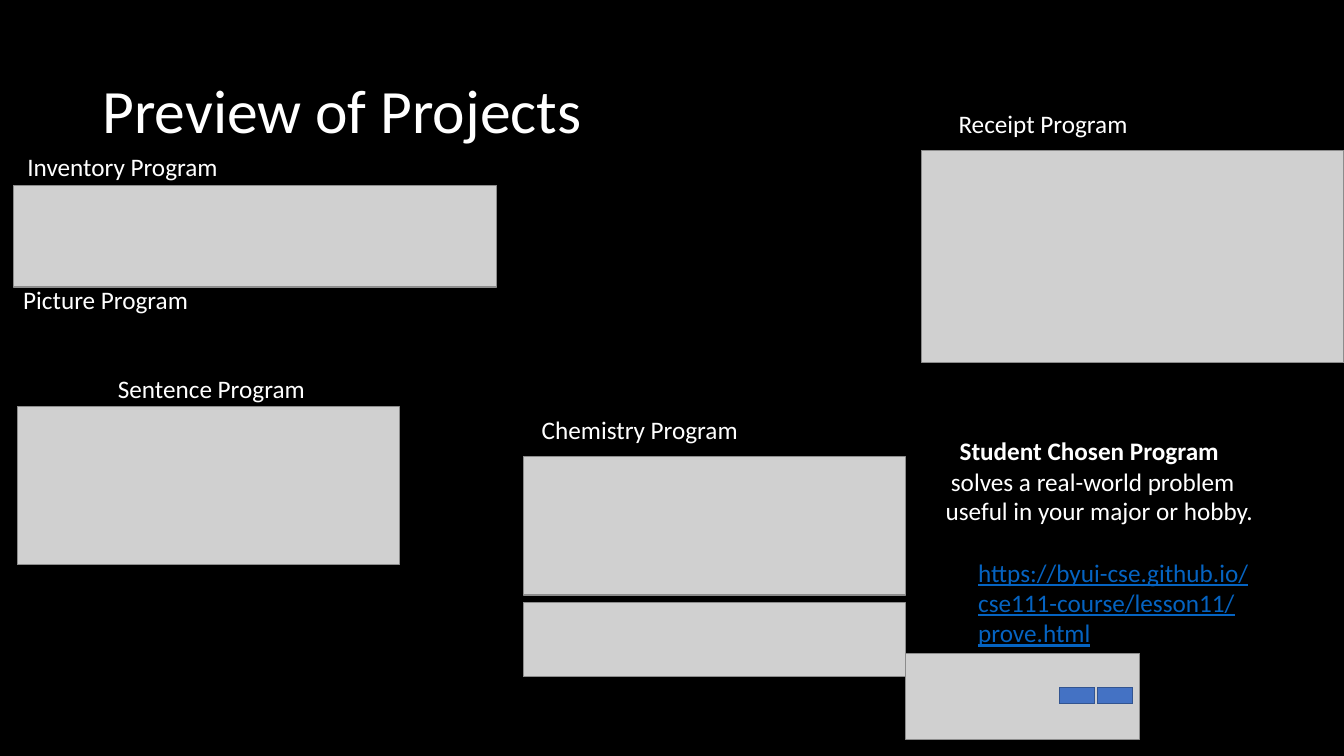
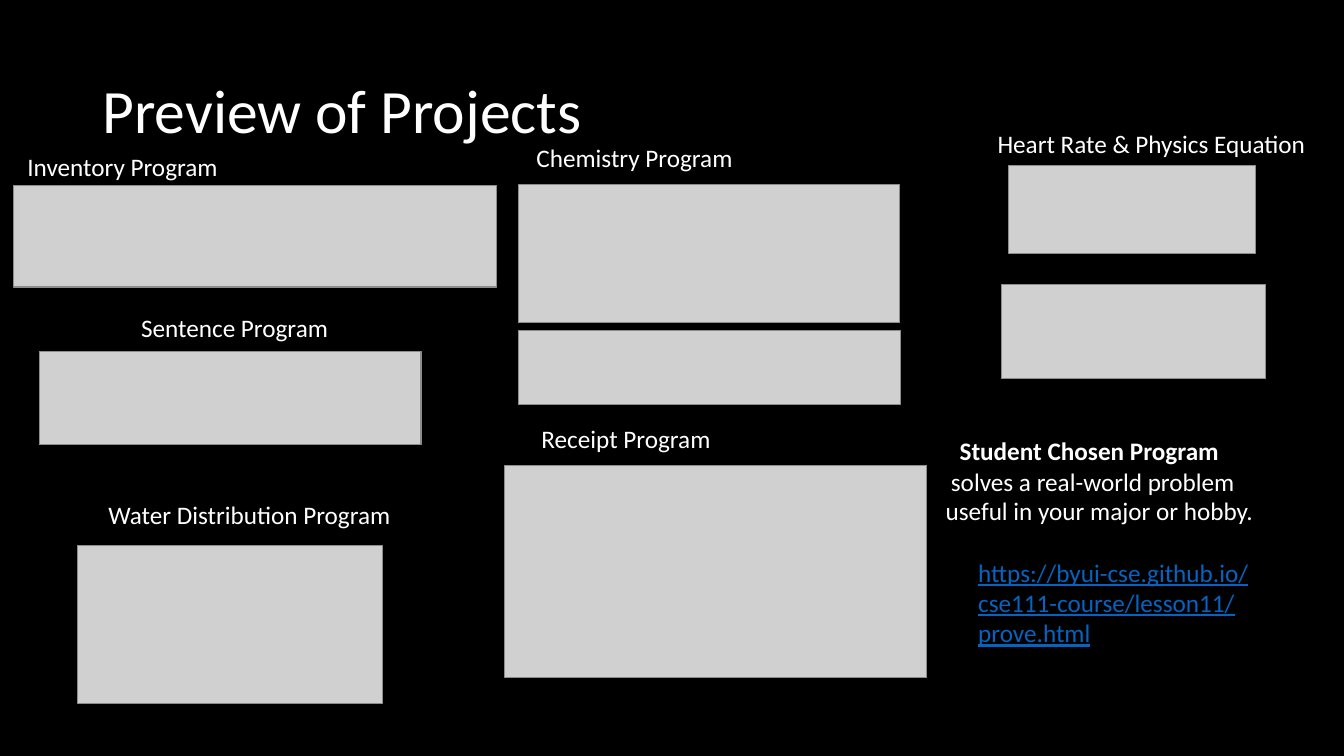
Before and after one commit to BroClements/CSE111ProgwFunctions, a slide deck: slide 3 of CSE111W05TestingFunctions.pptx. Drawn at 1344x756 pixels with LibreOffice and Linux fonts; fonts in the diff are those of the drawing; grey boxes stand for pictures. Boxes give left, top, right and bottom in pixels: in the first picture for what was removed or moved away, otherwise in the second. Text is boxed around its words. In the diff, an @@ line names an element or a change of style, - is before the commit and + after.

```diff
--- a/CSE111W05TestingFunctions.pptx
+++ b/CSE111W05TestingFunctions.pptx
@@ 2 pictures, 1 text: place and size @@
-2 pictures, 1 text at box(523, 421, 905, 677)
+2 pictures, 1 text at box(518, 149, 900, 404)
@@ text added at box(998, 135, 1305, 157), 18 pt, text #FFFFFF @@
+Heart Rate & Physics Equation
@@ picture: place and size @@
-picture at box(905, 653, 1140, 740)
+picture at box(1009, 165, 1256, 254)
@@ text removed at box(23, 291, 188, 314) @@
-Picture Program
@@ picture added at box(1002, 284, 1266, 379) @@
@@ text "Sentence Program": place and size @@
-text "Sentence Program" at box(118, 381, 305, 403)
+text "Sentence Program" at box(141, 320, 328, 342)
@@ picture added at box(39, 351, 421, 445) @@
@@ picture removed at box(17, 407, 399, 566) @@
@@ text "Receipt Program": place and size @@
-text "Receipt Program" at box(959, 115, 1127, 138)
+text "Receipt Program" at box(541, 430, 710, 453)
@@ picture: place and size @@
-picture at box(922, 150, 1344, 362)
+picture at box(505, 465, 928, 677)
@@ text added at box(108, 506, 390, 529), 18 pt, text #FFFFFF @@
+Water Distribution Program
@@ picture added at box(78, 545, 382, 704) @@
@@ rectangle removed at box(1060, 688, 1095, 704) @@
@@ rectangle removed at box(1098, 688, 1133, 704) @@
```
Also in this commit, not shown: 3 other slides changed, 4 other files.
